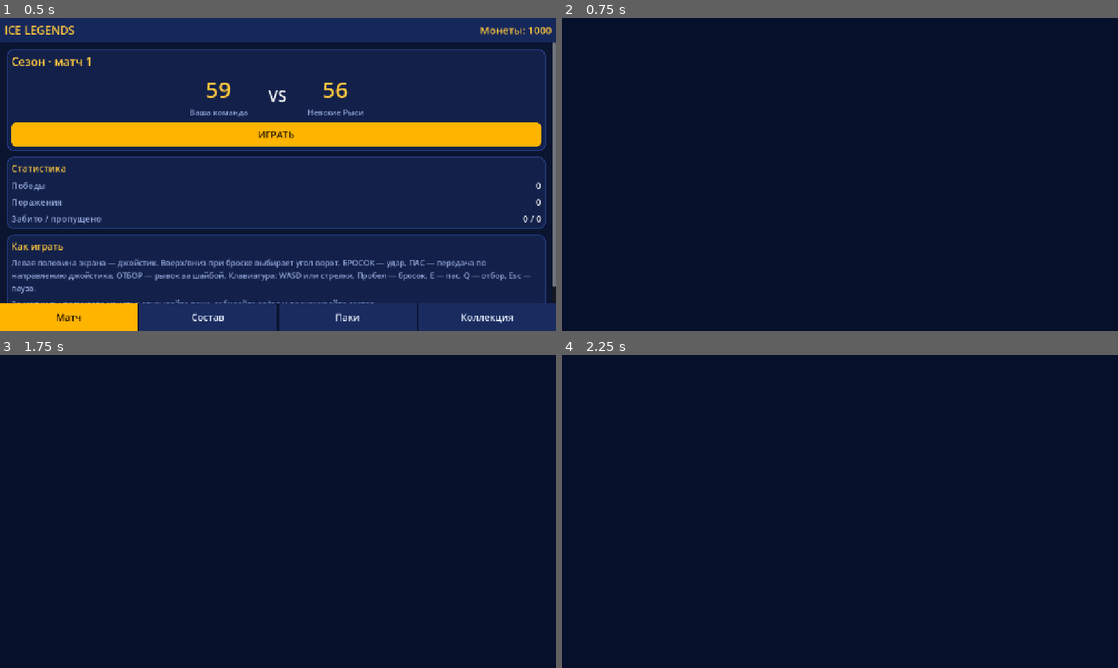
Above: before the commit, frames 1-4 (two rows, left to right).
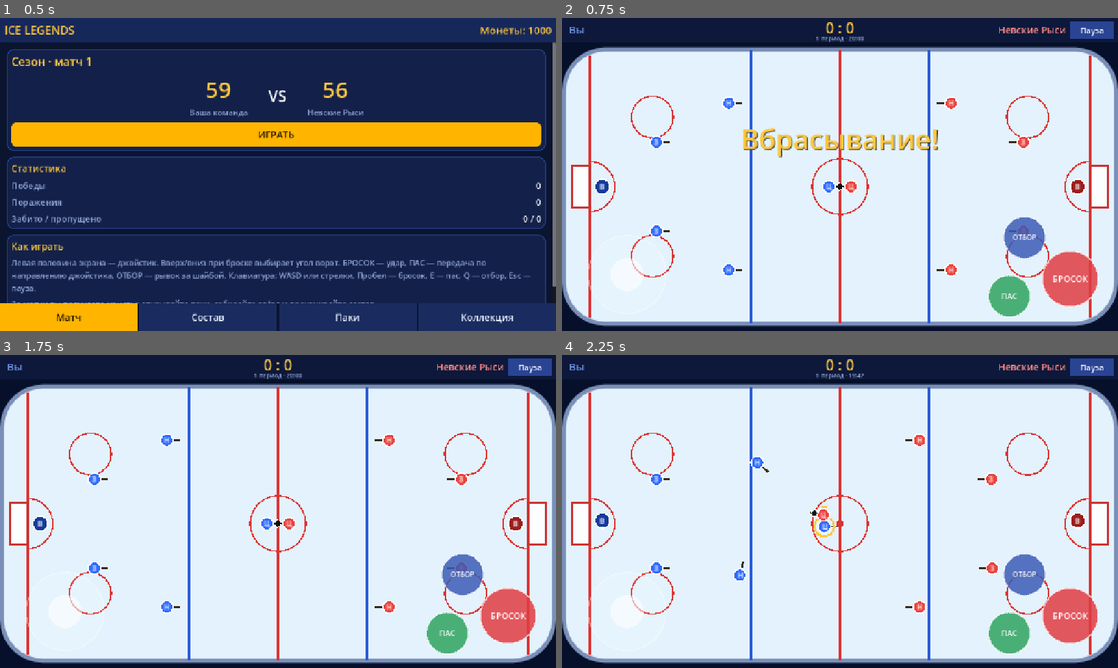
Above: after the commit, the same moments.

Repository: andresok130211-blip/Hockey-
Game: Godot game, scene res://main.tscn
Two runs of this game, one before a commit and one after it. Both use one fixed random seed, a clock stepped at 60 frames per second and the inputs below.
Inputs:
- Up to frame 1 (0.5 s): no input
- Up to frame 2 (0.75 s): click "ИГРАТЬ" at 0.5 s
- Up to frame 3 (1.75 s): click "ИГРАТЬ" at 1.25 s
- Up to frame 4 (2.25 s): click "Матч" at 2 s

Frame 1 is identical in both runs. In frame 2, 89% of the frame differs, in the area x 0-100%, y 1-99%; in frame 3, 89%; in frame 4, 89%.
Error before the commit: Parse Error: Cannot infer the type of "rate" variable because the value doesn't have a set type. (res://scripts/match_sim.gd:427)

Commit message:
Исправить ошибку типа в match_sim и пресет экспорта Android
Co-Authored-By: Claude Sonnet 5.5 <noreply@anthropic.com>
Claude-Session: https://claude.ai/code/session_01C9oUC4j6DyucpGUtzfEwY2

Diff:
--- a/scripts/main.gd
+++ b/scripts/main.gd
@@ -399,9 +399,9 @@
 	crow.add_child(_card(c))
 	vb.add_child(crow)
 	vb.add_child(_label("%s · прокачка +%d из 8" % [GameData.POS_NAME[c["pos"]], int(c["ovr"]) - int(c["base"])], 18, Color("8fa3d4"), HORIZONTAL_ALIGNMENT_CENTER))
-	var tr := _btn("Тренировка +1  (%d монет)" % data.train_cost(c), _train_card.bind(id))
-	tr.disabled = not data.can_train(c)
-	vb.add_child(tr)
+	var train_btn := _btn("Тренировка +1  (%d монет)" % data.train_cost(c), _train_card.bind(id))
+	train_btn.disabled = not data.can_train(c)
+	vb.add_child(train_btn)
 	var inl := data.in_lineup(id)
 	var sl := _btn("Продать за %d%s" % [data.sell_price(c), " (в составе)" if inl else ""], _sell_card.bind(id), Color("e03c42"), Color.WHITE)
 	sl.disabled = inl
--- a/scripts/match_sim.gd
+++ b/scripts/match_sim.gd
@@ -424,7 +424,7 @@
 			if o.team == cr.team or o.cd > 0.0:
 				continue
 			if o.pos.distance_to(cr.pos) < 20.0:
-				var rate := 0.9 * (o.def / maxf(30.0, cr.spd)) * (4.0 if o.tk > 0.0 else 1.0)
+				var rate: float = 0.9 * (o.def / maxf(30.0, cr.spd)) * (4.0 if o.tk > 0.0 else 1.0)
 				if o.team == 1:
 					rate *= 0.6 + 0.4 * ai
 				if rng.randf() < dt * rate:
Not shown, changed: export_presets.cfg
